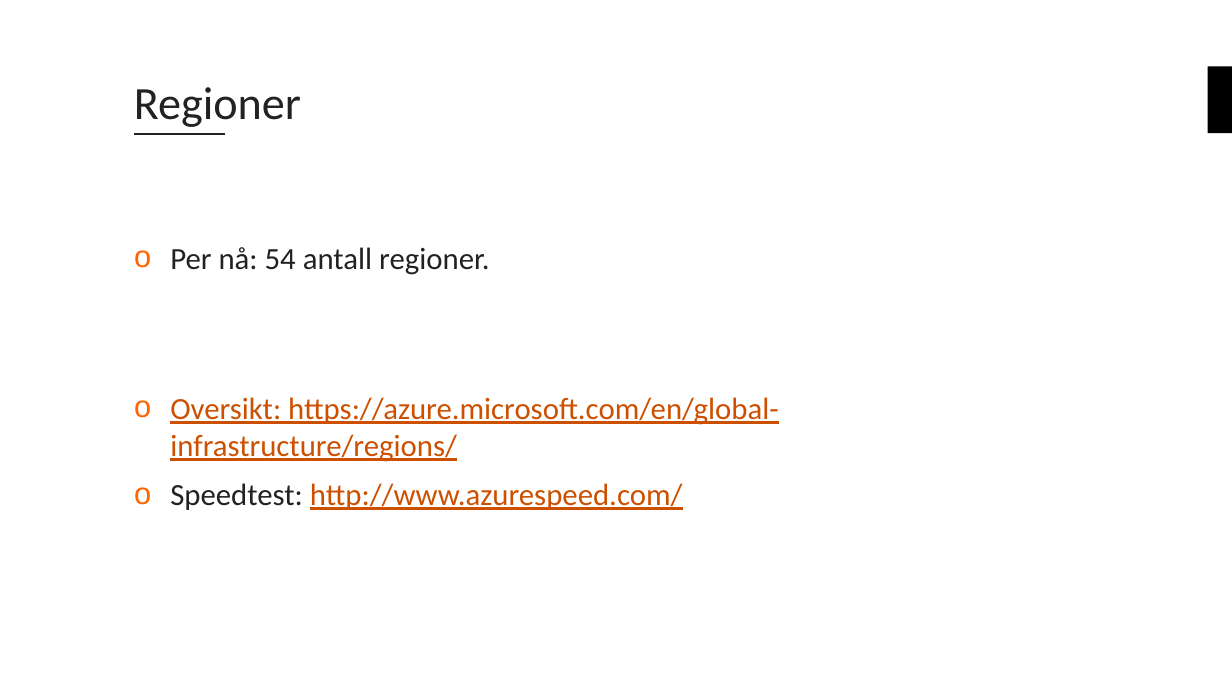
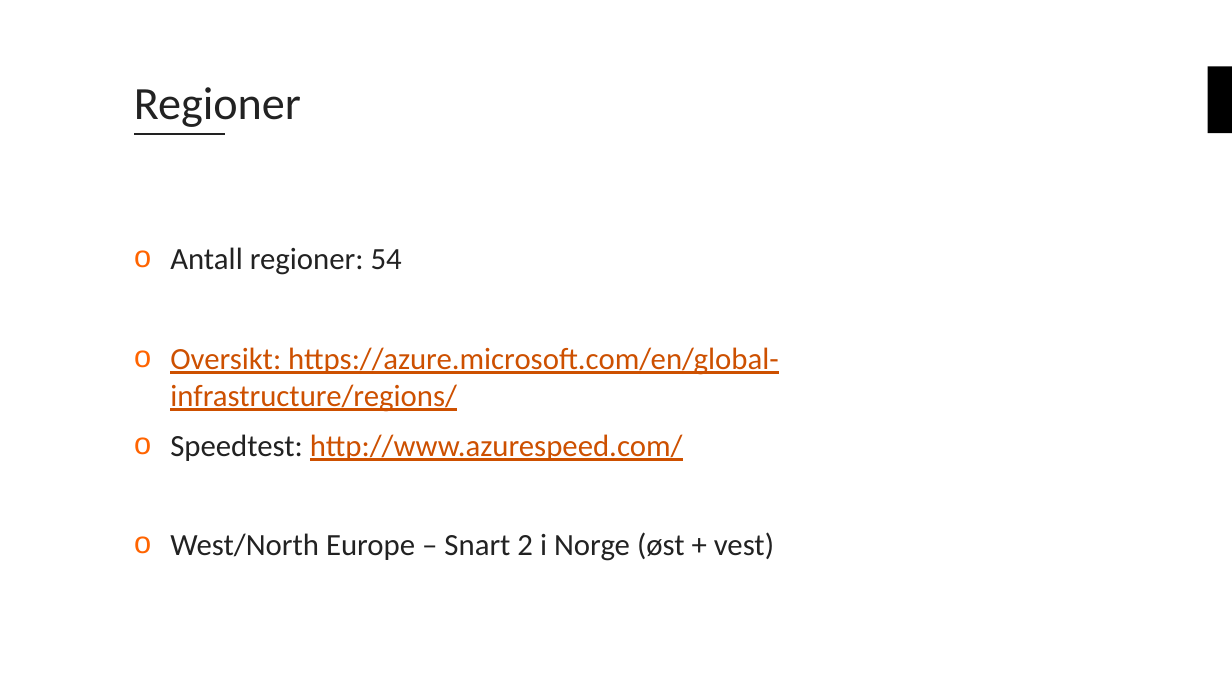
Before and after one commit to bouvet/azure-workshops, a slide deck: slide 8 of Workshop_1/Presentation/Azureskolen-Workshop#1.pptx. Drawn at 1232x693 pixels with LibreOffice and Linux fonts; fonts in the diff are those of the drawing; background and template pictures are left out. Boxes give left, top, right and bottom in pixels: in the first picture for what was removed or moved away, otherwise in the second. Text is boxed around its words. In the diff, an @@ line names an element or a change of style, - is before the commit and + after.

```diff
--- a/Workshop_1/Presentation/Azureskolen-Workshop#1.pptx
+++ b/Workshop_1/Presentation/Azureskolen-Workshop#1.pptx
@@ text at [170, 247, 402, 275]: text changed @@
-o Per nå: 54 antall regioner.
+o Antall regioner: 54
@@ text at [170, 532, 774, 561]: paragraph added @@
+o West/North Europe – Snart 2 i Norge (øst + vest)
```
Also in this commit, not shown: 3 other slides changed, 2 slides added, 1 slide removed.
